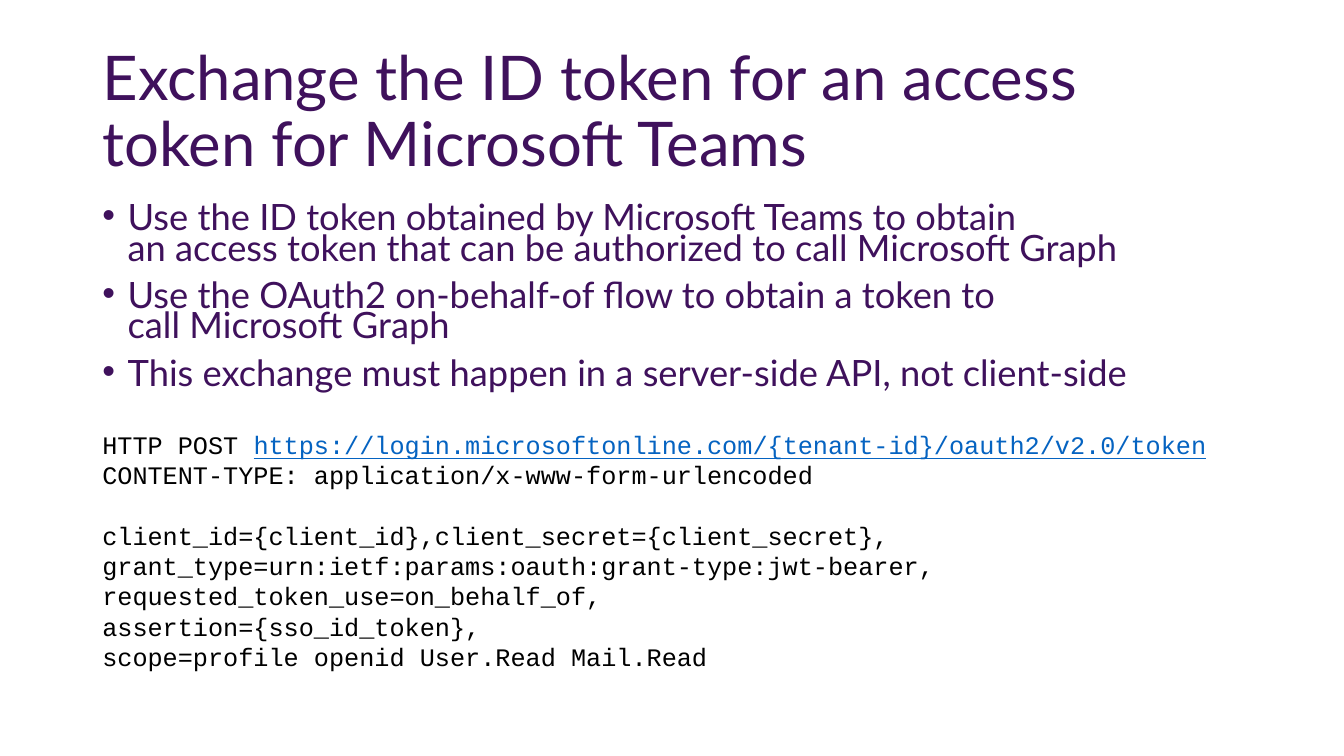
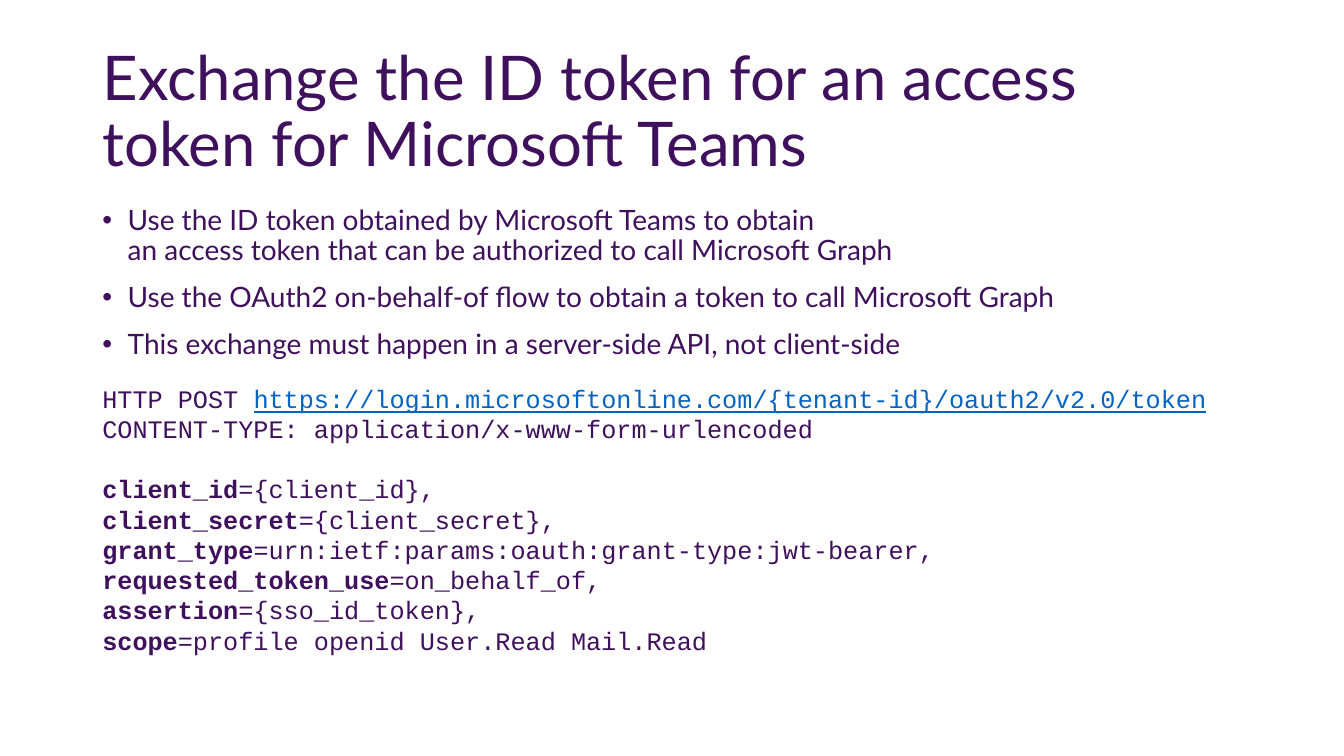
Before and after one commit to OfficeDev/TrainingContent, a slide deck: slide 14 of Teams/80 Using Single Sign-On with Microsoft Teams/slides.pptx. Drawn at 1344x756 pixels with LibreOffice and Linux fonts; fonts in the diff are those of the drawing; background and template pictures are left out. Boxes give left, top, right and bottom in pixels: in the first picture for what was removed or moved away, otherwise in the second. Text is boxed around its words. In the diff, an @@ line names an element or a change of style, - is before the commit and + after.

```diff
--- a/Teams/80 Using Single Sign-On with Microsoft Teams/slides.pptx
+++ b/Teams/80 Using Single Sign-On with Microsoft Teams/slides.pptx
@@ text "Use the ID token obtained ..." at [128, 209, 1055, 359]: size 25.9 to 20 pt; line spacing 0.7 to 0.9 @@
@@ text "HTTP POST https://login.microsoftonline.com/{tenant-id}/oaut ...": place and size @@
-text "HTTP POST https://login.microsoftonline.com/{tenant-id}/oaut ..." at [102, 436, 1207, 672]
+text "HTTP POST https://login.microsoftonline.com/{tenant-id}/oaut ..." at [102, 389, 1207, 656]
@@ text at [102, 389, 1207, 656]: text colour #000000 to #3F115C in "HTTP POST", "CONTENT-TYPE: application/x-www-form-urlencoded", "grant_type=urn:ietf:params:oauth:grant-type:jwt-bearer,", "requested_token_use=on_behalf_of," and 2 more places; bold on in "grant_type=urn:ietf:params:oauth:grant-type:jwt-bearer,", "requested_token_use=on_behalf_of,", "assertion={sso_id_token},", "scope=profile" @@
@@ text at [102, 480, 556, 535]: text changed; text colour #000000 to #3F115C @@
-client_id={client_id},client_secret={client_secret},
+client_id={client_id},
+client_secret={client_secret},
```
Also in this commit, not shown: 1 other slide changed, 22 other files.
